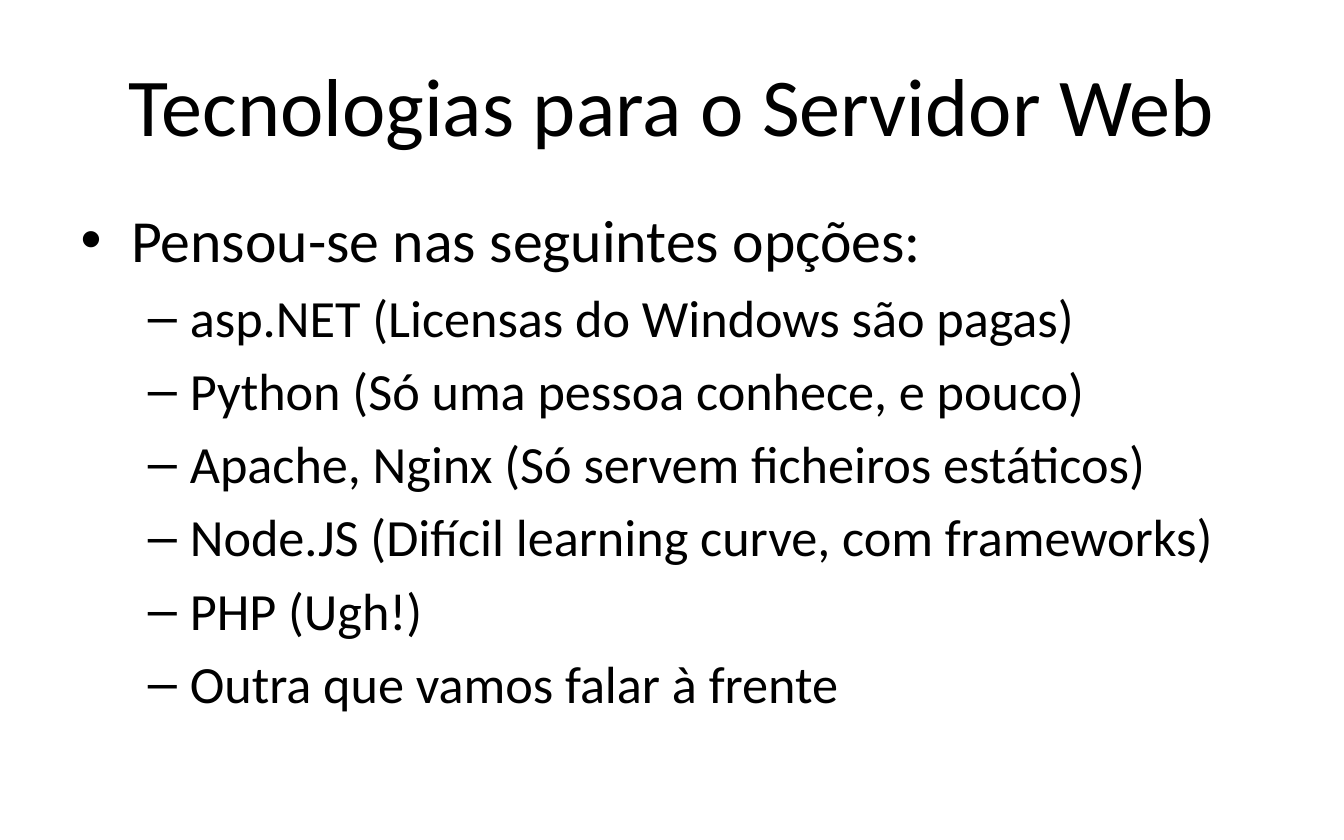
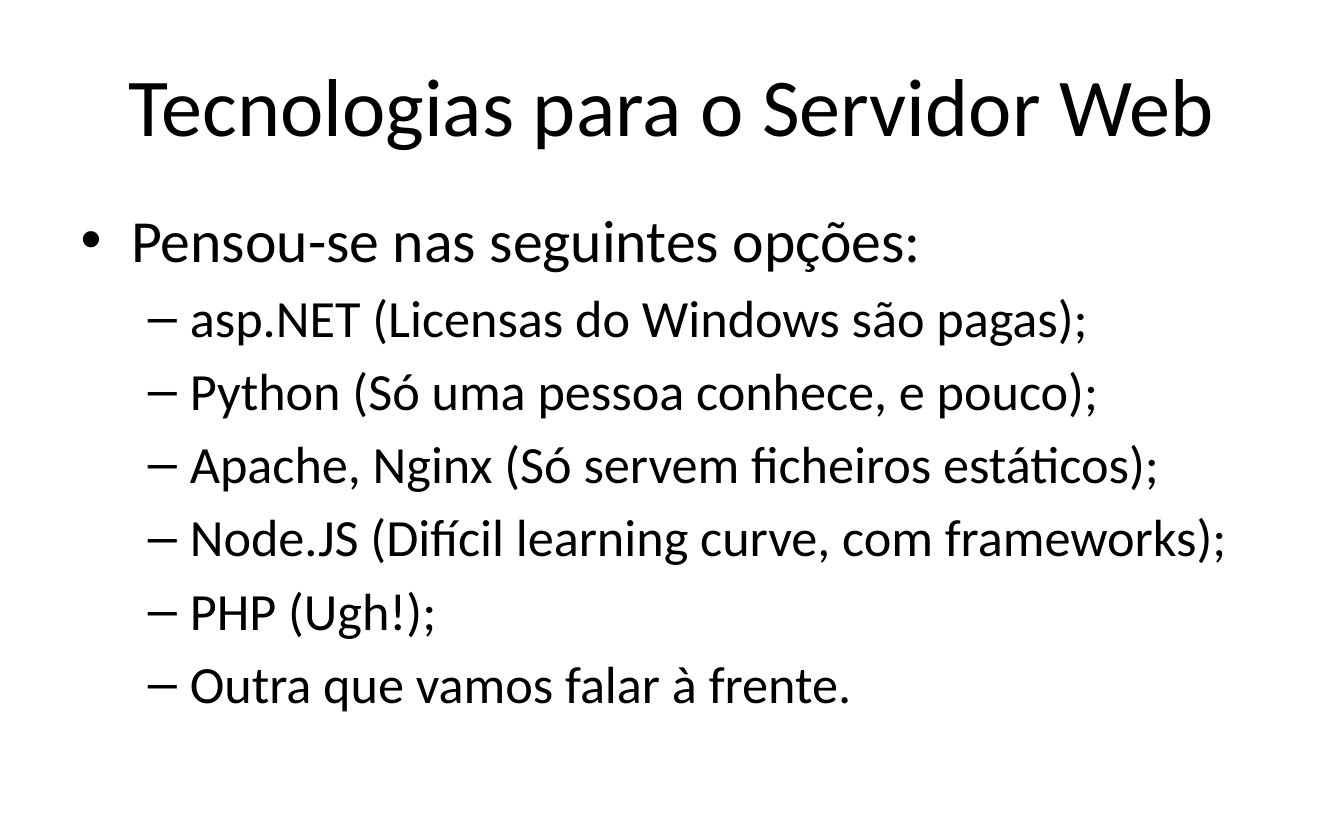
Before and after one commit to iptomar/letrinhas_si, a slide deck: slide 6 of Apresentacoes/v01.pptx. Drawn at 1344x840 pixels with LibreOffice and Linux fonts; fonts in the diff are those of the drawing; background and template pictures are left out. Boxes give left, top, right and bottom in pixels: in the first picture for what was removed or moved away, otherwise in the second. Text is boxed around its words. In the diff, an @@ line names an element or a change of style, - is before the commit and + after.

```diff
--- a/Apresentacoes/v01.pptx
+++ b/Apresentacoes/v01.pptx
@@ text at [190,299,1227,712]: text changed @@
-  – asp.NET (Licensas do Windows são pagas)
-  – Python (Só uma pessoa conhece, e pouco)
-  – Apache, Nginx (Só servem ficheiros estáticos)
-  – Node.JS (Difícil learning curve, com frameworks)
-  – PHP (Ugh!)
-  – Outra que vamos falar à frente
+  – asp.NET (Licensas do Windows são pagas);
+  – Python (Só uma pessoa conhece, e pouco);
+  – Apache, Nginx (Só servem ficheiros estáticos);
+  – Node.JS (Difícil learning curve, com frameworks);
+  – PHP (Ugh!);
+  – Outra que vamos falar à frente.
```
Also in this commit, not shown: 10 other slides changed, 6 slides added.
